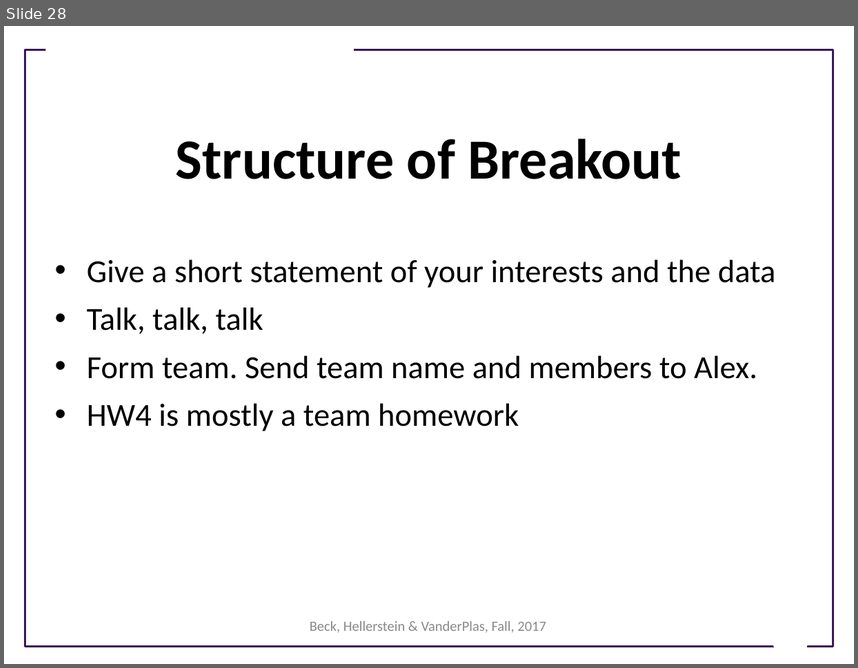
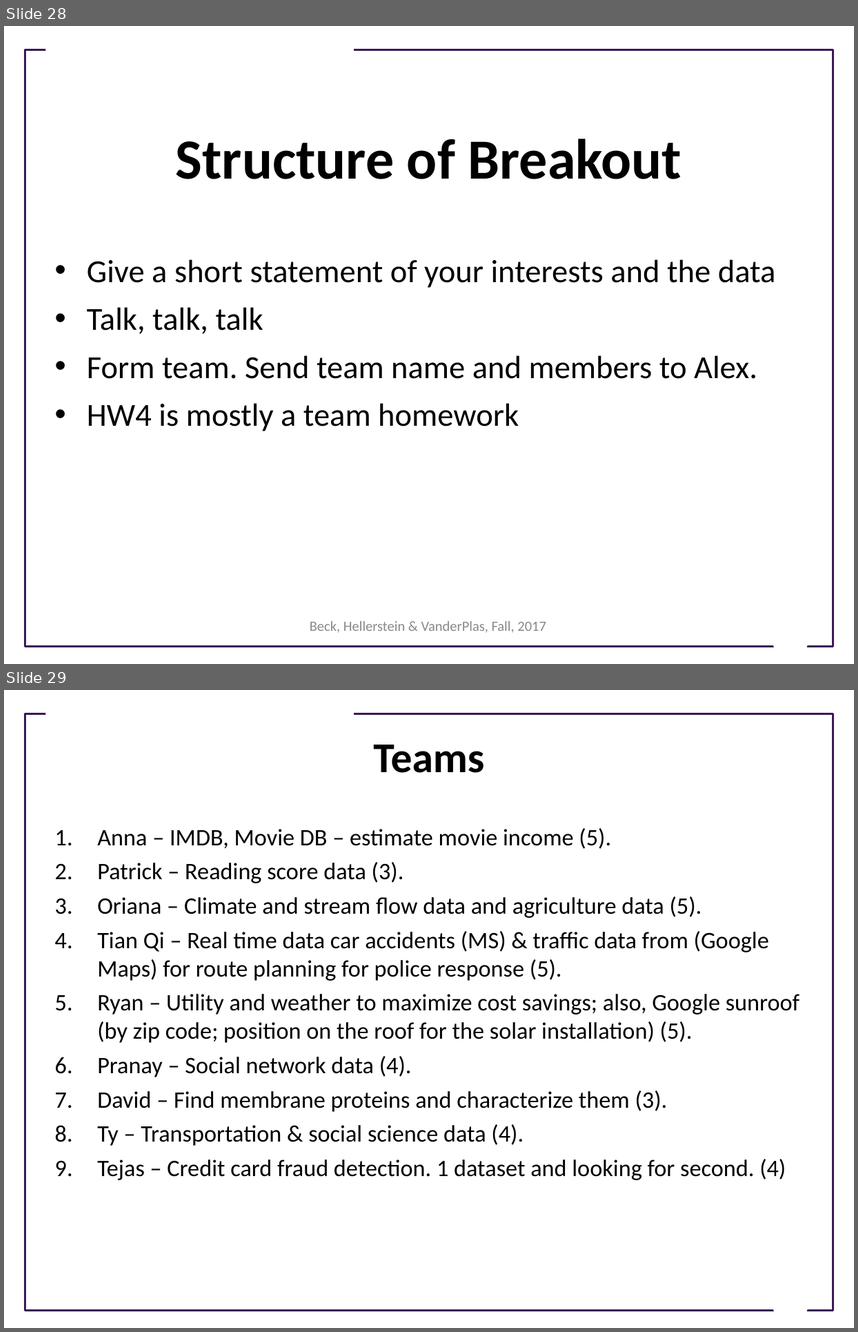
Before and after one commit to UWSEDS/LectureNotes, a slide deck: Working-in-Teams.ppt. Shown one above the other, each under a label of ours: slide 28 before the commit, slides 28 and 29 after it. The pictures are 858x668 and 858x1332 pixels, drawn with LibreOffice and Linux fonts; fonts in the diff are those of the drawing; background and template pictures are left out. Boxes give left, top, right and bottom in pixels: in the first picture for what was removed or moved away, otherwise in the second. Text is boxed around its words. In the diff, an @@ line names an element or a change of style, - is before the commit and + after.

Commit message:
Updated lecture with preliminary teams.

```diff
--- a/Working-in-Teams.ppt
+++ b/Working-in-Teams.ppt
@@ slide 29 added at [4,690,854,1328], background #FFFFFF; not listed: 3 template elements that a slide beside it also shows @@
@@ title added at [373,745,484,773], 36 pt, text #000000, bold @@
+Teams
@@ text added at [97,828,800,1180], 20 pt, text #000000 @@
+1. Anna – IMDB, Movie DB – estimate movie income (5).
+2. Patrick – Reading score data (3).
+3. Oriana – Climate and stream flow data and agriculture data (5).
+4. Tian Qi – Real time data car accidents (MS) & traffic data from (Google Maps) for route planning for police response (5).
+5. Ryan – Utility and weather to maximize cost savings; also, Google sunroof (by zip code; position on the roof for the solar installation) (5).
+6. Pranay – Social network data (4).
+7. David – Find membrane proteins and characterize them (3).
+8. Ty – Transportation & social science data (4).
+9. Tejas – Credit card fraud detection. 1 dataset and looking for second. (4)
```
Also in this commit, not shown: 1 other file.
